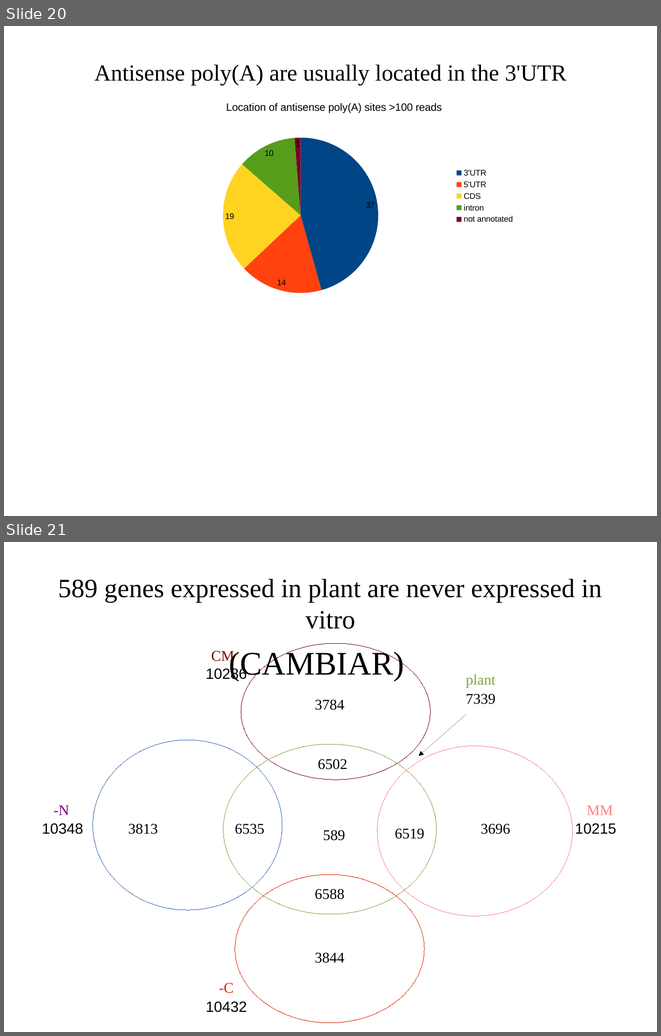
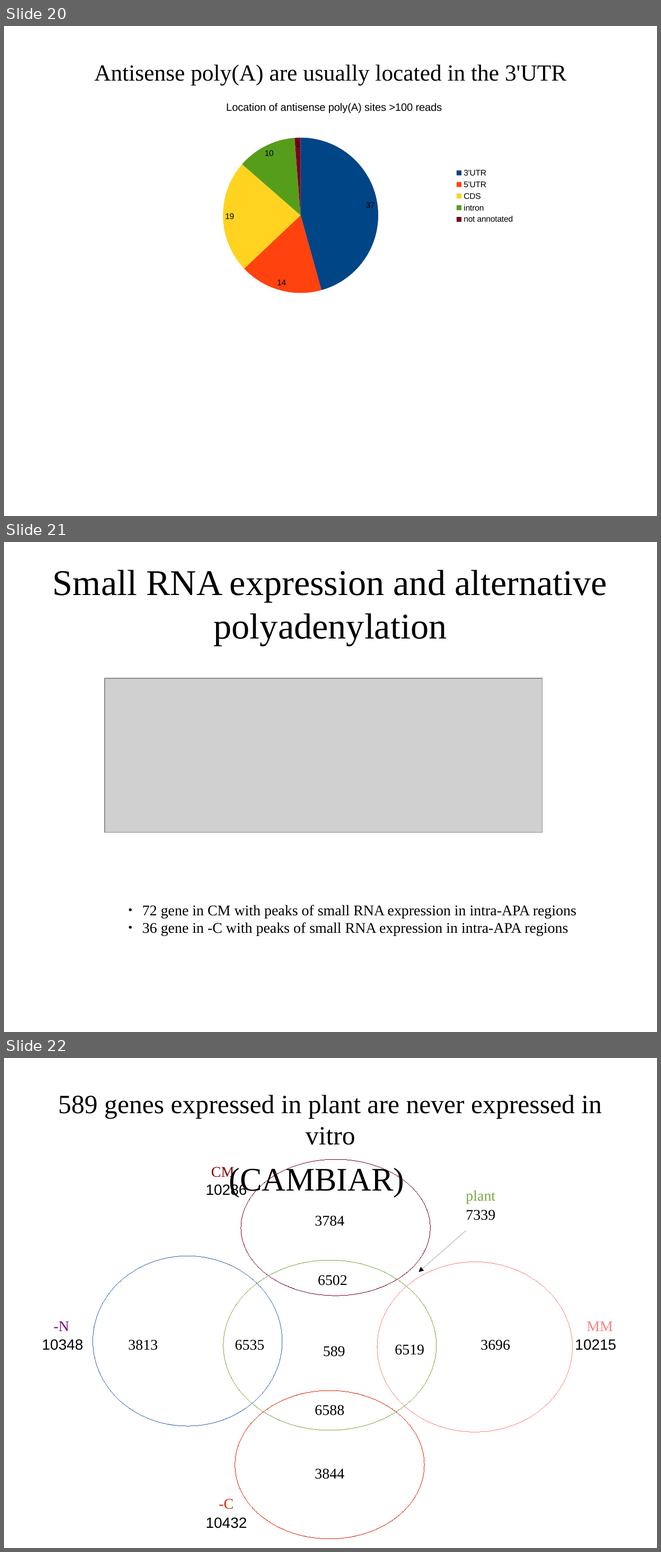
Before and after one commit to wilkinsonlab/m-oryzae-polya, a slide deck: doc/oryzae_presentation.odp. Shown one above the other, each under a label of ours: slides 20 and 21 before the commit, slides 20, 21 and 22 after it. The pictures are 661x1036 and 661x1552 pixels, drawn with LibreOffice and Linux fonts; fonts in the diff are those of the drawing; grey boxes stand for pictures. Boxes give left, top, right and bottom in pixels: in the first picture for what was removed or moved away, otherwise in the second. Text is boxed around its words. In the diff, an @@ line names an element or a change of style, - is before the commit and + after.

```diff
--- a/doc/oryzae_presentation.odp
+++ b/doc/oryzae_presentation.odp
@@ slide 21 added at <box>4,542,657,1032</box>, background #FFFFFF @@
@@ title added at <box>53,570,607,645</box>, 44 pt, text #000000 @@
+Small RNA expression and alternative polyadenylation
@@ picture added at <box>105,678,542,832</box> @@
@@ text added at <box>142,905,576,936</box>, 18 pt, text #000000 @@
+● 72 gene in CM with peaks of small RNA expression in intra-APA regions
+● 36 gene in -C with peaks of small RNA expression in intra-APA regions
@@ what was slide 21 is now slide 22 @@
```
Also in this commit, not shown: 16 slides changed, 2 other slides added, 3 other files.
